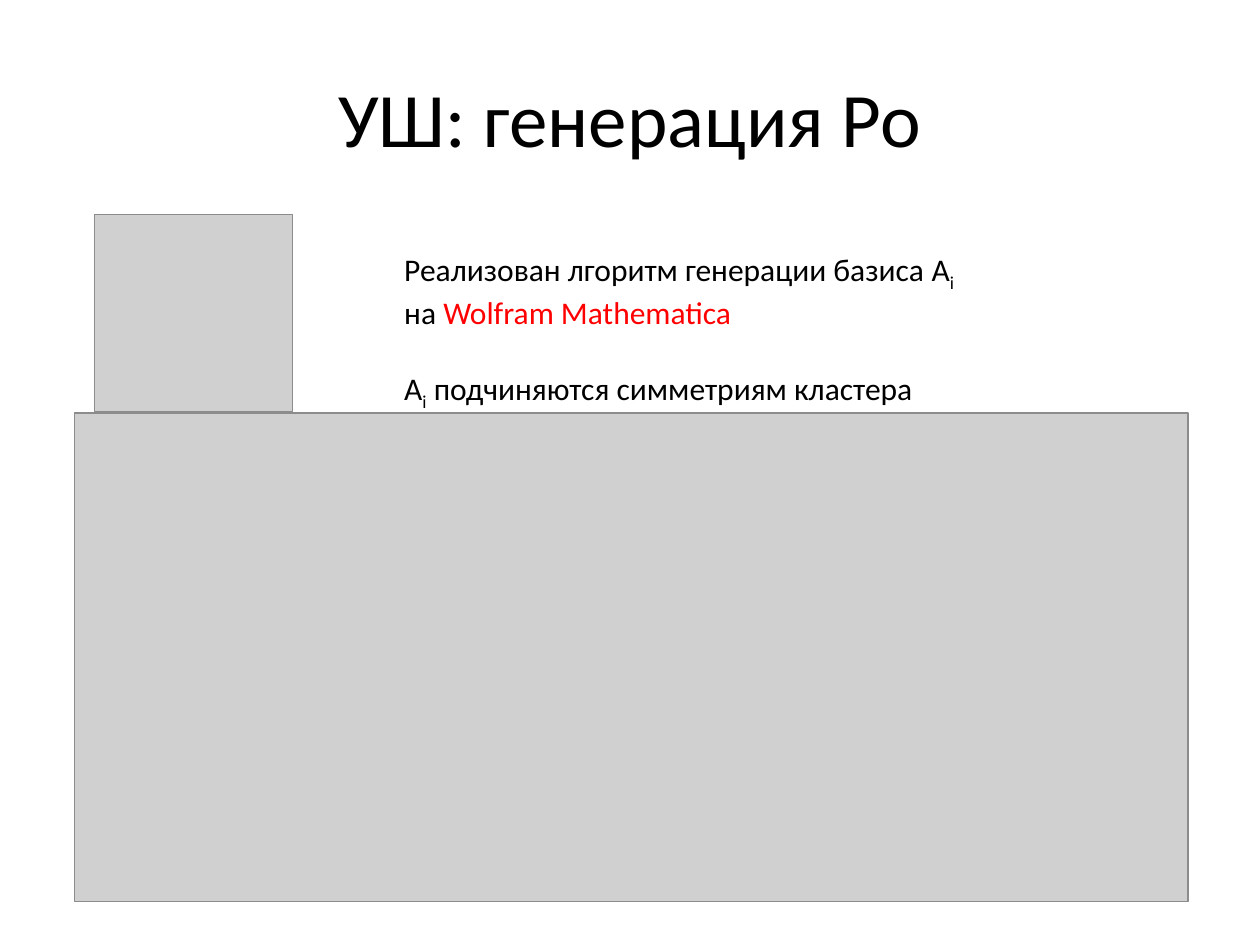
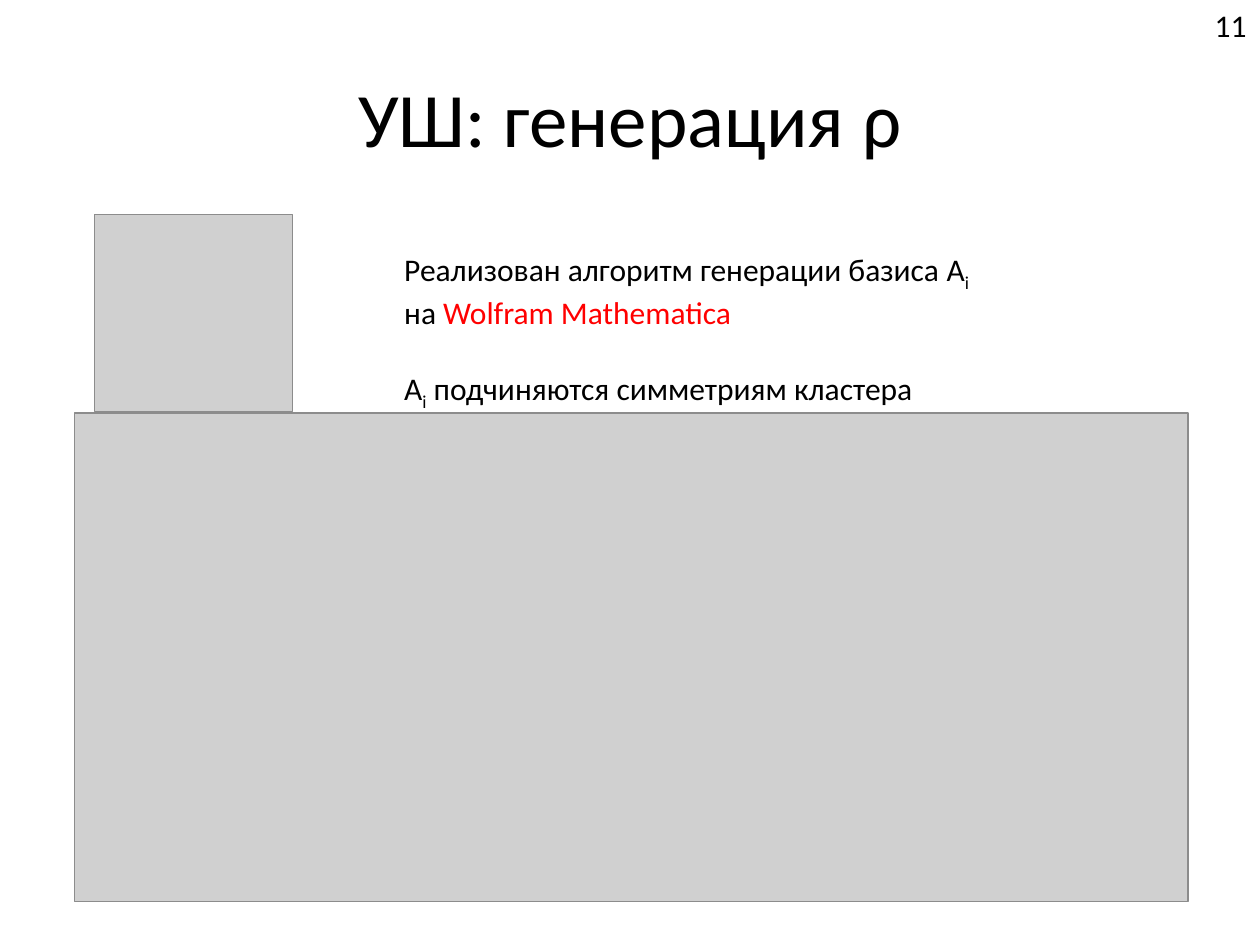
Before and after one commit to FeelUsM/zadrotstvo1, a slide deck: slide 11 of LaTeX-поделки/Системы спинов 1.pptx. Drawn at 1260x945 pixels with LibreOffice and Linux fonts; fonts in the diff are those of the drawing; grey boxes stand for pictures. Boxes give left, top, right and bottom in pixels: in the first picture for what was removed or moved away, otherwise in the second. Text is boxed around its words. In the diff, an @@ line names an element or a change of style, - is before the commit and + after.

```diff
--- a/LaTeX-поделки/Системы спинов 1.pptx
+++ b/LaTeX-поделки/Системы спинов 1.pptx
@@ page number added at [1215,16,1247,37], 18 pt, text #000000 @@
+11
@@ title at [358,97,901,160]: text changed @@
-УШ: генерация Ро
+УШ: генерация ρ
@@ text at [404,259,939,287]: text changed @@
-Реализован лгоритм генерации базиса Ai
+Реализован алгоритм генерации базиса Ai
```
Also in this commit, not shown: 11 other slides changed, 4 slides added, 4 slides removed.
